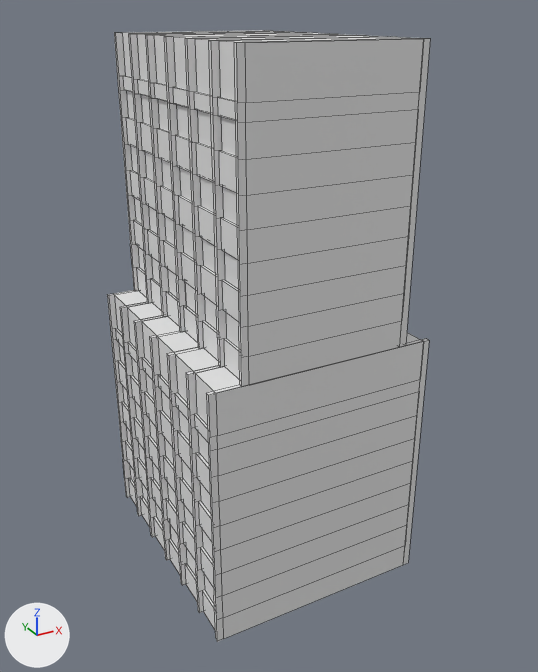
What one commit did to the Blender file Assets/Models/building_A.blend.
One viewpoint serves both versions: a 50 mm lens placed at (-4.19, -7.98, 5.36), pointed at (0.11, -0.18, 1.45). The lights are fixed; the arrows at lower left show +X, +Y and +Z. Mesh edges are drawn as thin lines.
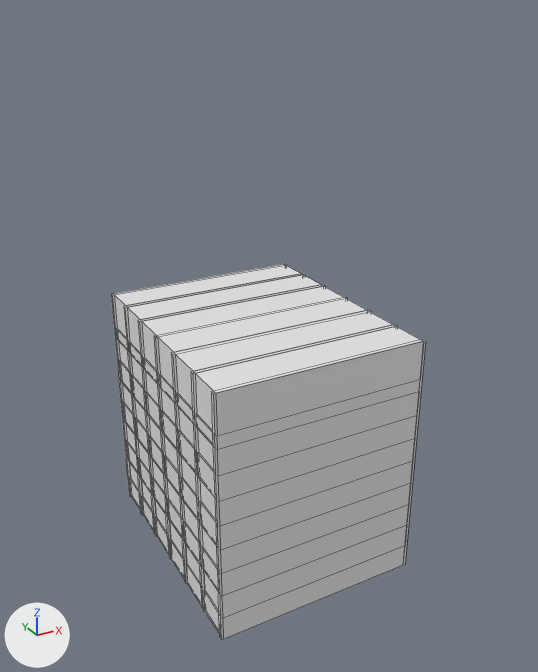
Changed parts and their boxes [x1, y1, x2, y2] in the pictures (538 x 672 px; the box of a moved part takes in the faces that stretch with it):
```json
{"object": "Cube.002", "change": "deleted", "before": [114, 30, 430, 387]}
{"object": "Cube.001", "change": "reshaped", "before": [107, 290, 429, 642], "after": [111, 264, 426, 640], "on screen": "7% taller"}
{"part": 1, "of": "me_cube_001", "change": "moved or reshaped", "before": [107, 294, 224, 642], "after": [111, 264, 423, 640]}
{"part": 2, "of": "me_cube_001", "change": "moved or reshaped", "before": [403, 339, 429, 565], "after": [284, 264, 426, 565]}
```

Edits to the scene script, one JSON object a line:
```json
{"block": "me_cube_001", "where": "# used by ob_cube_001; location = (0.0, 0.0, 0.0)"}
{"op": "remove", "block": "me_cube_001", "code": "me_cube_001.from_pydata(...)  # 802 vertices, 674 faces; spans x -1.44..1.48, y -1.7..1.69, z -1.69..1.7"}
{"op": "add", "block": "me_cube_001", "code": "me_cube_001.from_pydata(...)  # 956 vertices, 828 faces; spans x -1.39..1.42, y -1.7..1.69, z -1.69..1.7"}
{"block": "me_cube_001", "change": "me_cube_001 part 1: 100 vertices moved from x -1.44, y -1.64..1.63, z -1.69..1.19 to x -1.38, y -1.64..1.63, z -1.69..1.19; 54 vertices removed from x -1.44, y -1.7..1.69, z -1.69..1.7; 208 vertices added at x -1.39..-1.36, y -1.7..1.69, z -1.69..1.7"}
{"block": "me_cube_001", "change": "me_cube_001 part 2: 166 vertices moved from x 1.43..1.48, y -1.7..1.69, z -1.69..1.7 to x 1.41..1.42, y -1.7..1.69, z -1.69..1.7"}
{"op": "remove", "block": "ob_cube_002", "code": ["ob_cube_002 = bpy.data.objects.new('Cube.002', me_cube_003)", "ob_cube_002.location = (0.0, 0.0, 3.5)"]}
```
